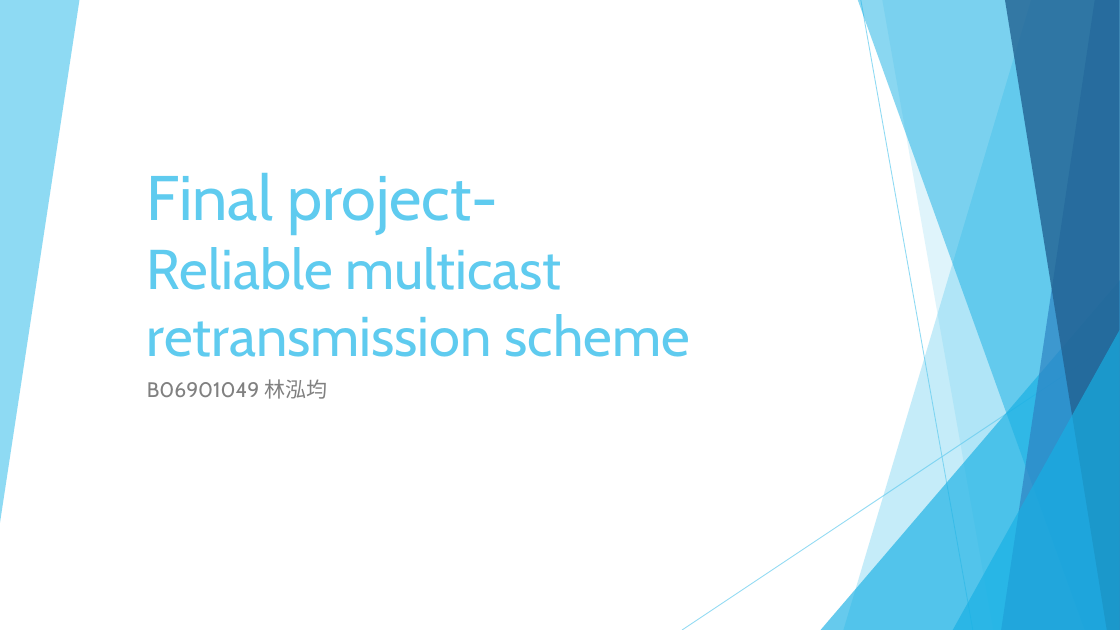
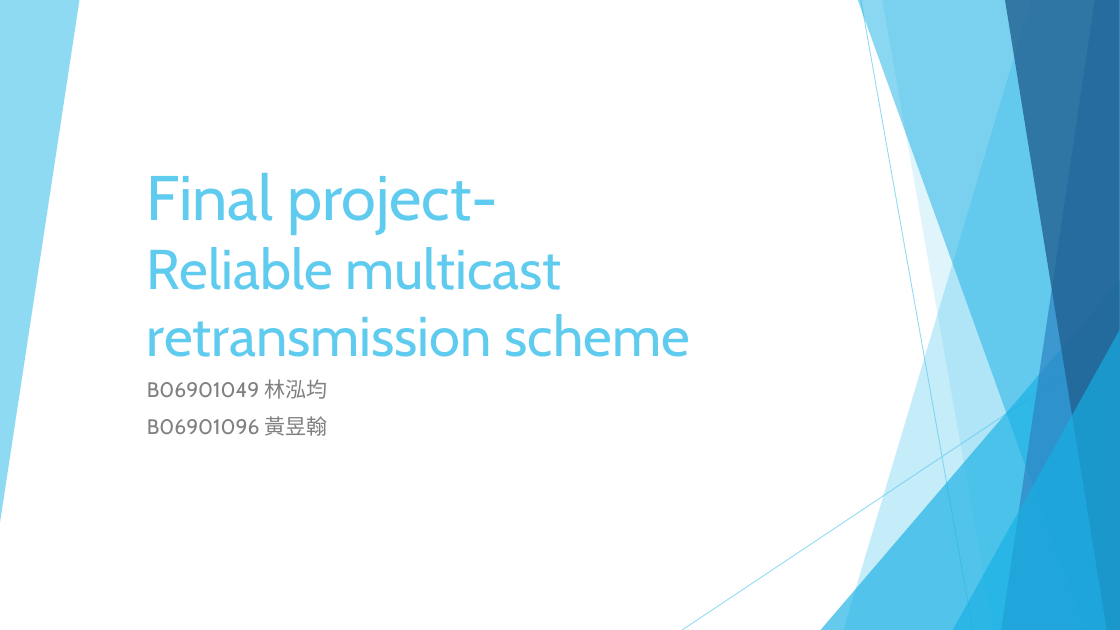
Before and after one commit to hungchun0201/Reliable_multicast_simulation, a slide deck: slide 1 of Final_project_reliable_multicast_retransmission_scheme.pptx. Drawn at 1120x630 pixels with LibreOffice and Linux fonts; fonts in the diff are those of the drawing. Boxes give left, top, right and bottom in pixels: in the first picture for what was removed or moved away, otherwise in the second. Text is boxed around its words. In the diff, an @@ line names an element or a change of style, - is before the commit and + after.

```diff
--- a/Final_project_reliable_multicast_retransmission_scheme.pptx
+++ b/Final_project_reliable_multicast_retransmission_scheme.pptx
@@ subtitle at (x1=147, y1=416, x2=327, y2=436): paragraph added @@
+B06901096 黃昱翰
```
Also in this commit, not shown: 5 other slides changed, 13 slides added, 3 slides removed, 10 other files.
